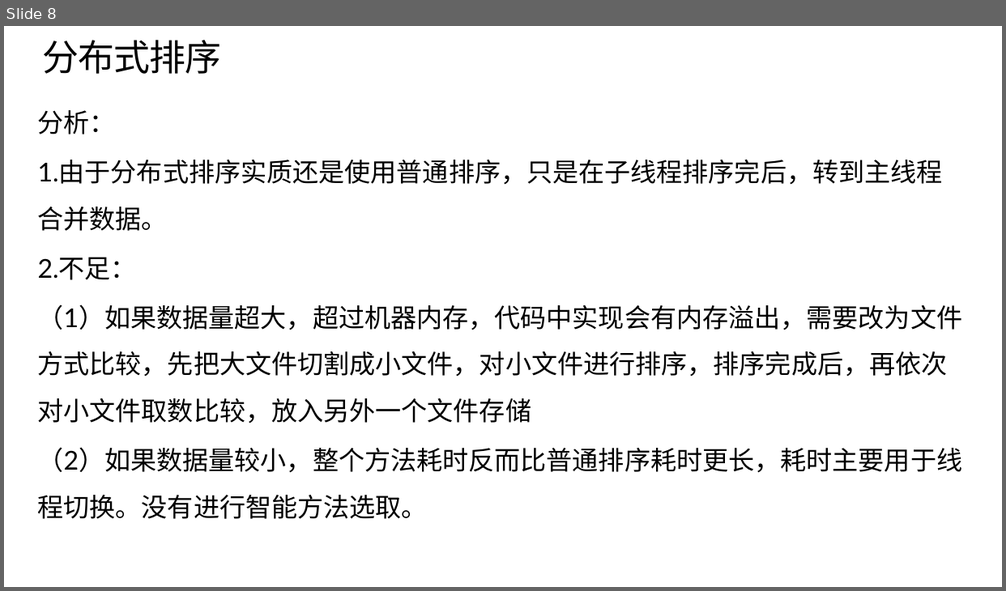
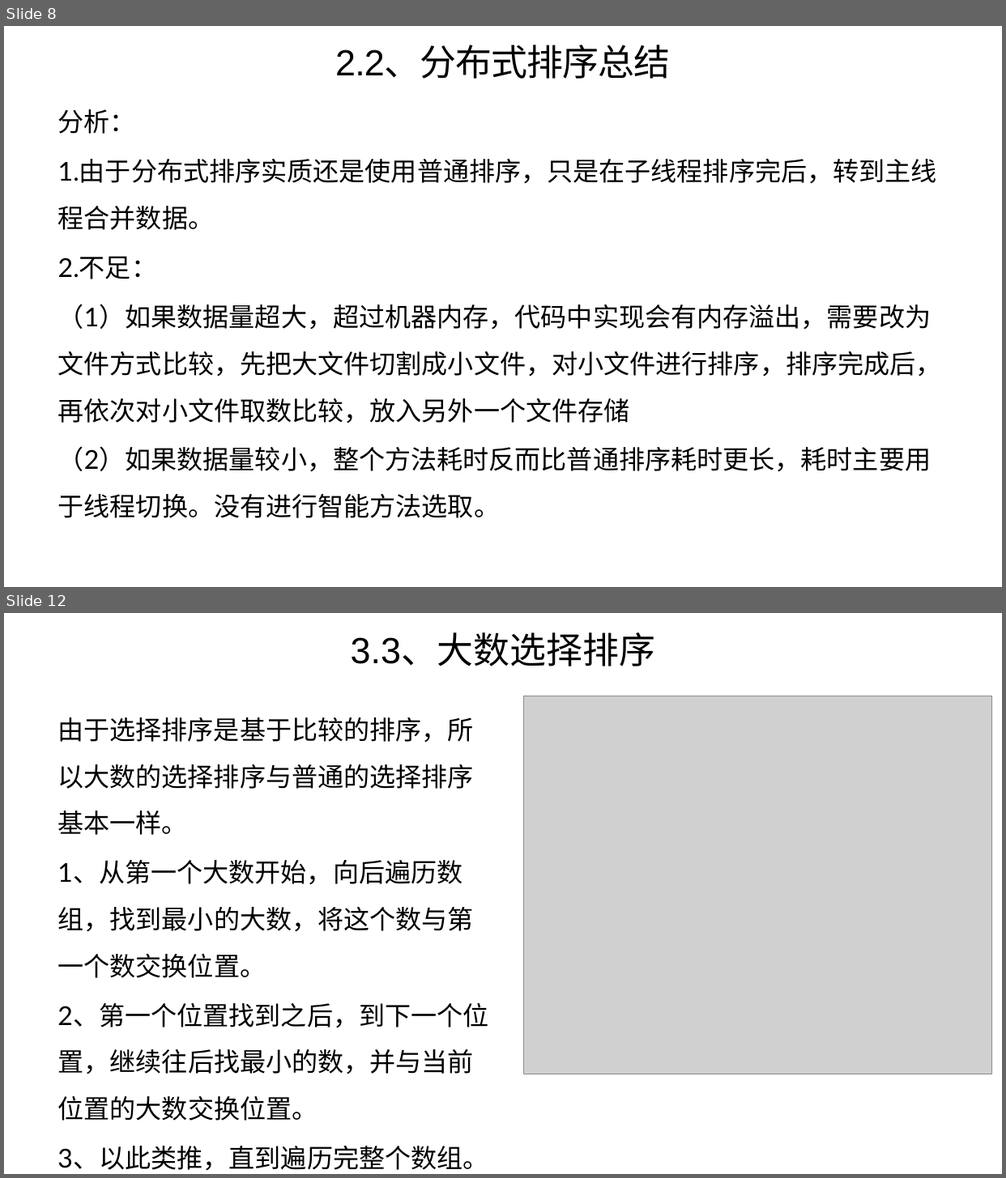
Before and after one commit to wanggy820/algorithm, a slide deck: 答辩报告.pptx. Shown one above the other, each under a label of ours: slide 8 before the commit, slides 8 and 12 after it; the slides between them are not shown. The pictures are 1006x591 and 1006x1178 pixels, drawn with LibreOffice and Linux fonts; fonts in the diff are those of the drawing; grey boxes stand for pictures. Boxes give left, top, right and bottom in pixels: in the first picture for what was removed or moved away, otherwise in the second. Text is boxed around its words. In the diff, an @@ line names an element or a change of style, - is before the commit and + after.

```diff
--- a/答辩报告.pptx
+++ b/答辩报告.pptx
@@ slide 12 added at (4, 613, 1002, 1174), background #FFFFFF @@
@@ title added at (351, 635, 655, 666), 70 pt, text #000000 @@
+3.3、大数选择排序
@@ picture added at (524, 696, 991, 1074) @@
@@ text added at (57, 717, 488, 1171), 50 pt, text #000000 @@
+由于选择排序是基于比较的排序，所以大数的选择排序与普通的选择排序基本一样。
+1、从第一个大数开始，向后遍历数组，找到最小的大数，将这个数与第一个数交换位置。
+2、第一个位置找到之后，到下一个位置，继续往后找最小的数，并与当前位置的大数交换位置。
+3、以此类推，直到遍历完整个数组。
@@ slide 8 changed as well @@
@@ title at (335, 46, 671, 79): text changed @@
-分布式排序
+2.2、分布式排序总结
@@ text "分析：" rewrapped from (38, 110, 963, 519) to (58, 109, 942, 518) @@
```
Also in this commit, not shown: 7 other slides changed, 7 other slides added, 1 other file.
